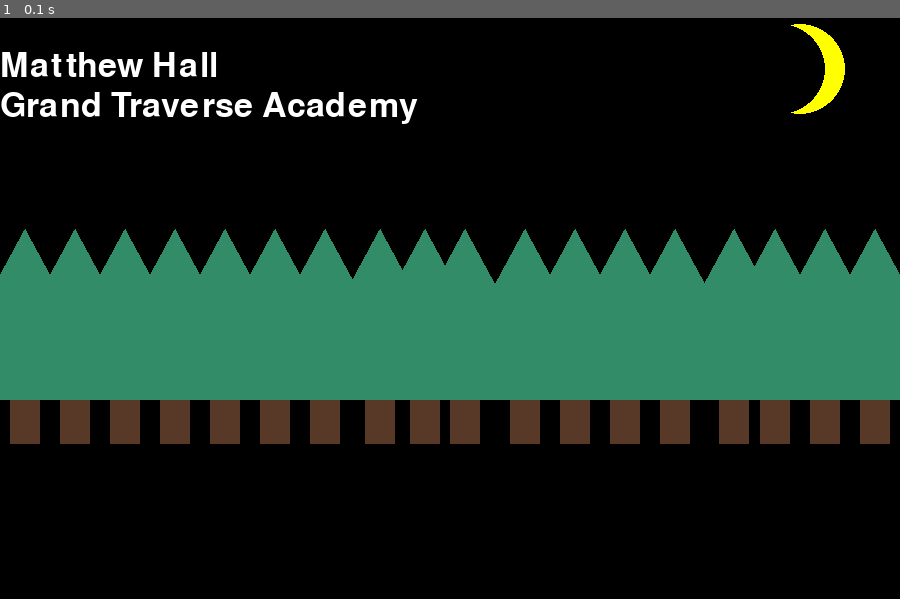
Above: before the commit, frame 1.
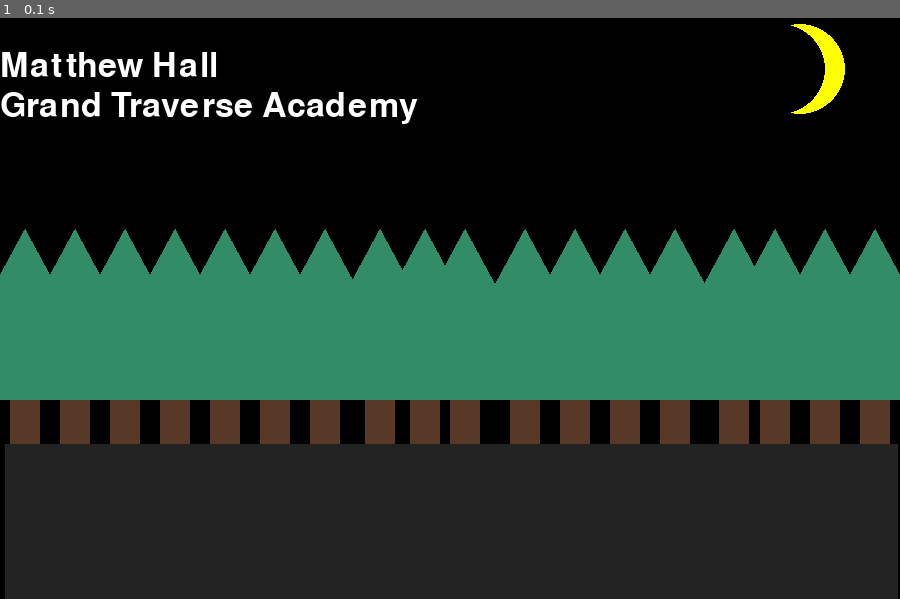
Above: after the commit, the same moment.

Repository: hallma886/pygame-background-scene
Game: pygame game, started from main.py
Two runs of this game, one before a commit and one after it. Both use one fixed random seed, a clock stepped at 60 frames per second and the inputs below.
Inputs:
- Up to frame 1 (0.1 s): no input

The runs differ from the first frame. In frame 1, 26% of the frame differs, in the area x 0-100%, y 73-100%.

Commit message:
Update main.py

Diff:
--- a/main.py
+++ b/main.py
@@ -37,6 +37,9 @@
         pygame.draw.circle(screen, config.YELLOW, (800, 70), 45, 0)
         pygame.draw.circle(screen, config.BLACK, (780, 70), 45, 0)
 
+    def draw_rectangle(screen, rect, color, thickness):
+        pygame.draw.rect(screen, color, rect, thickness)
+
     # Main game loop
     running = True
     while running:
@@ -73,10 +76,7 @@
         text = font.render('Grand Traverse Academy', True, config.WHITE)
         screen.blit(text, [0, 90])
 
-        # mouse_pos = pygame.mouse.get_pos()
-        # draw_text(screen, mouse_pos, mouse_pos, 15)
-
-
+        draw_rectangle(screen, [5, 445, 893, 593], (35, 35, 35),  0)
 
         pygame.display.flip()  # Update the display
 
